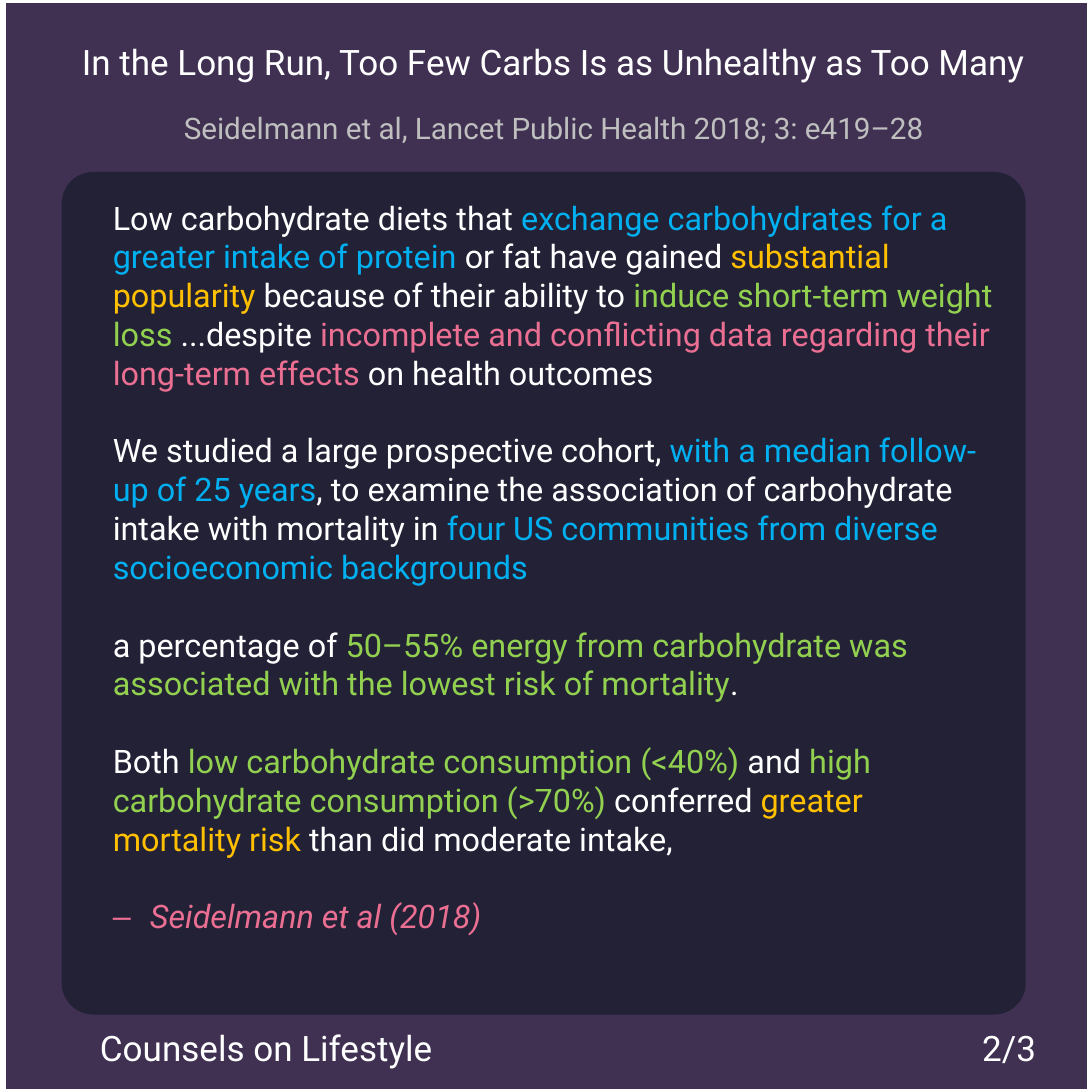
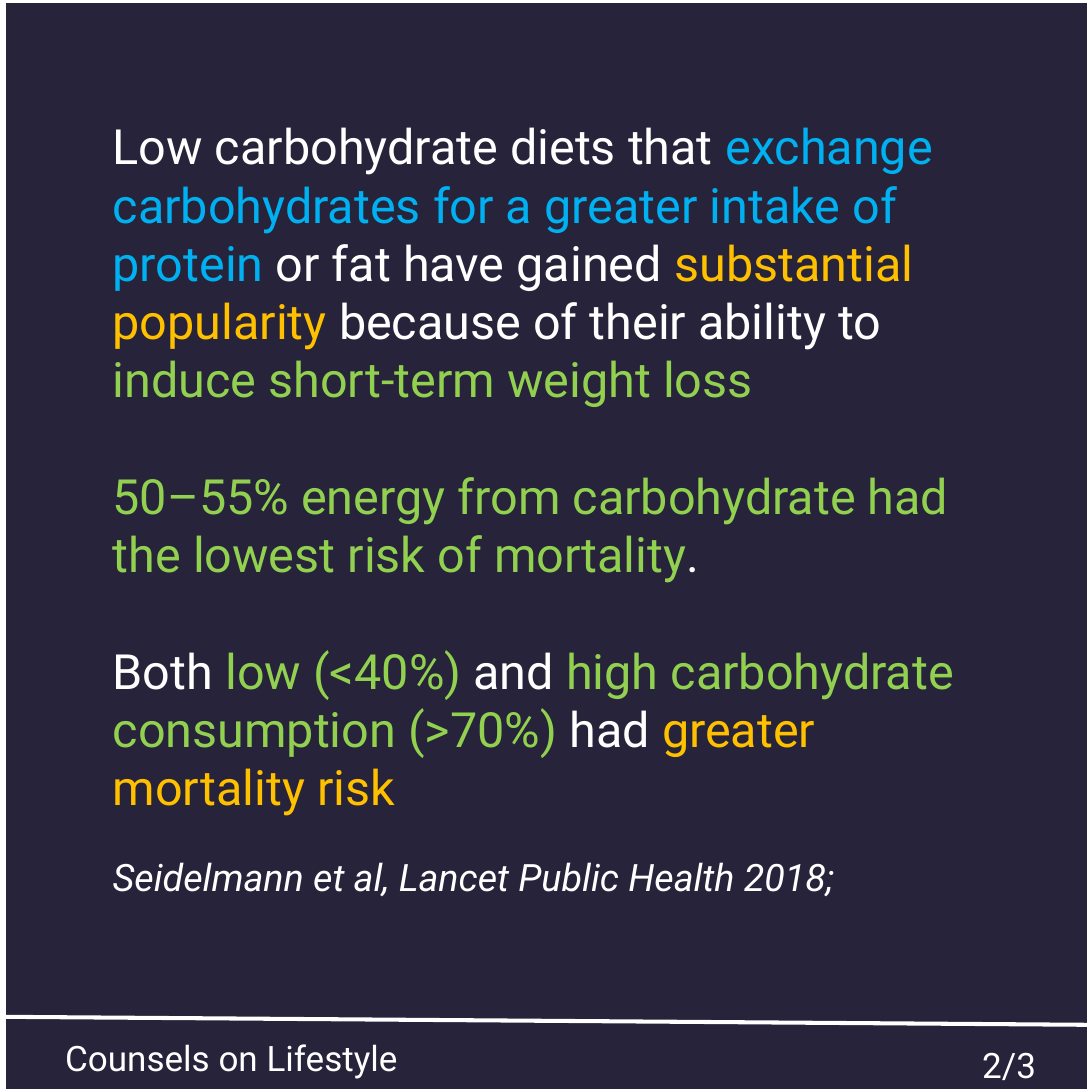
Before and after one commit to msimbao/counselsonlifestyle, a slide deck: slide 2 of posts/5/slides.pptx. Drawn at 1092x1092 pixels with LibreOffice and Linux fonts; fonts in the diff are those of the drawing. Boxes give left, top, right and bottom in pixels: in the first picture for what was removed or moved away, otherwise in the second. Text is boxed around its words. In the diff, an @@ line names an element or a change of style, - is before the commit and + after.

```diff
--- a/posts/5/slides.pptx
+++ b/posts/5/slides.pptx
@@ background #403152 to #26233A @@
@@ text removed at box(82, 48, 1024, 83) @@
-In the Long Run, Too Few Carbs Is as Unhealthy as Too Many
@@ text removed at box(184, 117, 923, 143) @@
-Seidelmann et al, Lancet Public Health 2018; 3: e419–28
@@ text at box(113, 127, 954, 896): text changed; size 24 to 36 pt; text colour #FFFFFF to #92D050 @@
-Low carbohydrate diets that exchange carbohydrates for a greater intake of protein or fat have gained substantial popularity because of their ability to induce short-term weight loss ...despite incomplete and conflicting data regarding their long-term effects on health outcomes
-We studied a large prospective cohort, with a median follow-up of 25 years, to examine the association of carbohydrate intake with mortality in four US communities from diverse socioeconomic backgrounds
-a percentage of 50–55% energy from carbohydrate was associated with the lowest risk of mortality.
-Both low carbohydrate consumption (<40%) and high carbohydrate consumption (>70%) conferred greater mortality risk than did moderate intake,
-– Seidelmann et al (2018)
+Low carbohydrate diets that exchange carbohydrates for a greater intake of protein or fat have gained substantial popularity because of their ability to induce short-term weight loss
+50–55% energy from carbohydrate had the lowest risk of mortality.
+Both low (<40%) and high carbohydrate consumption (>70%) had greater mortality risk
+Seidelmann et al, Lancet Public Health 2018;
@@ rounded rectangle removed at box(62, 172, 1026, 1014) @@
@@ line added from (1, 1017) to (1089, 1025), #FFFFFF 3 pt @@
@@ text "Counsels on Lifestyle": place and size @@
-text "Counsels on Lifestyle" at box(100, 1034, 432, 1069)
+text "Counsels on Lifestyle" at box(65, 1044, 398, 1079)
@@ text "2/3": place and size @@
-text "2/3" at box(982, 1035, 1036, 1063)
+text "2/3" at box(982, 1052, 1036, 1080)
```
Also in this commit, not shown: 2 other slides changed, 26 other files.
